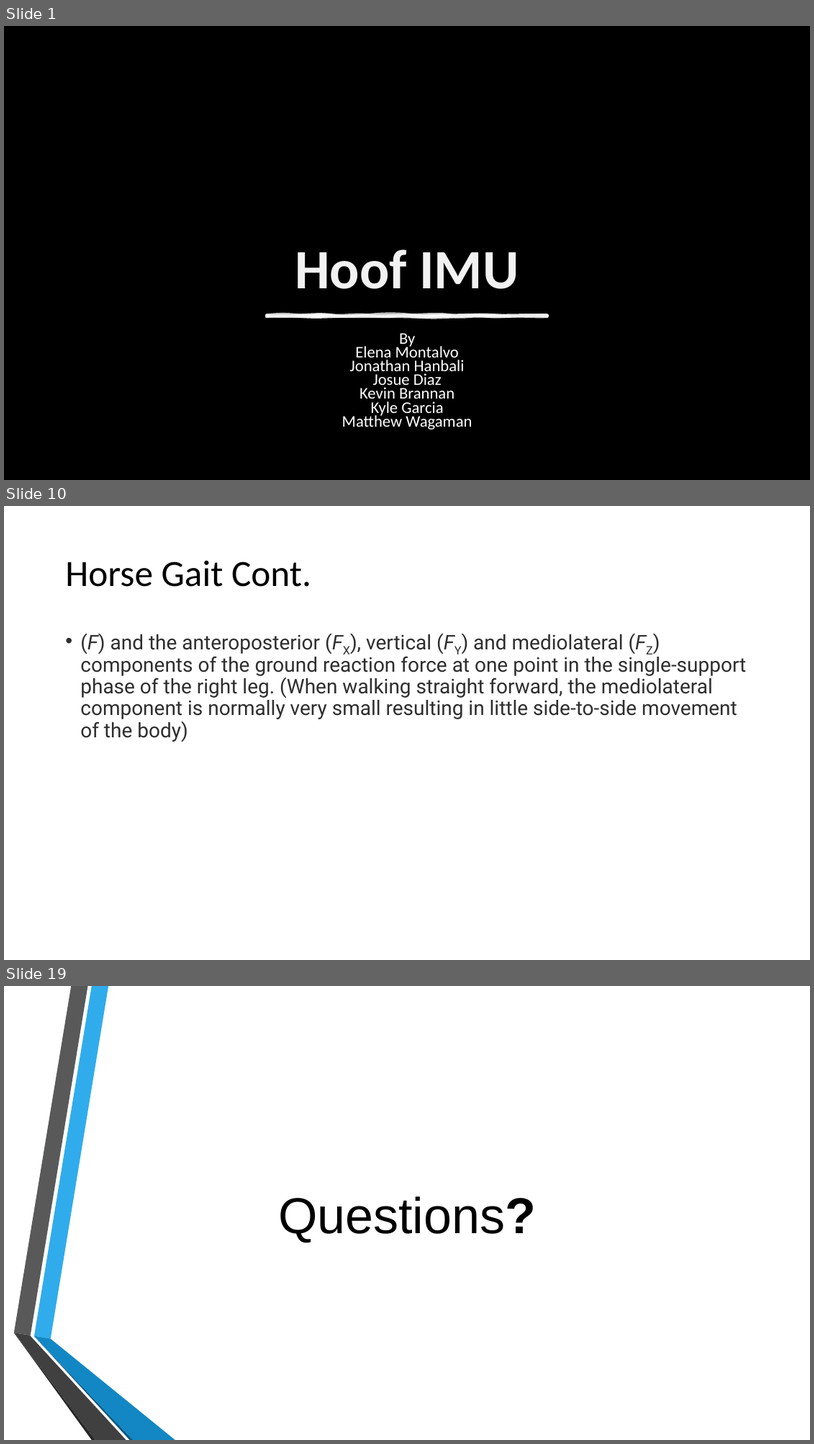
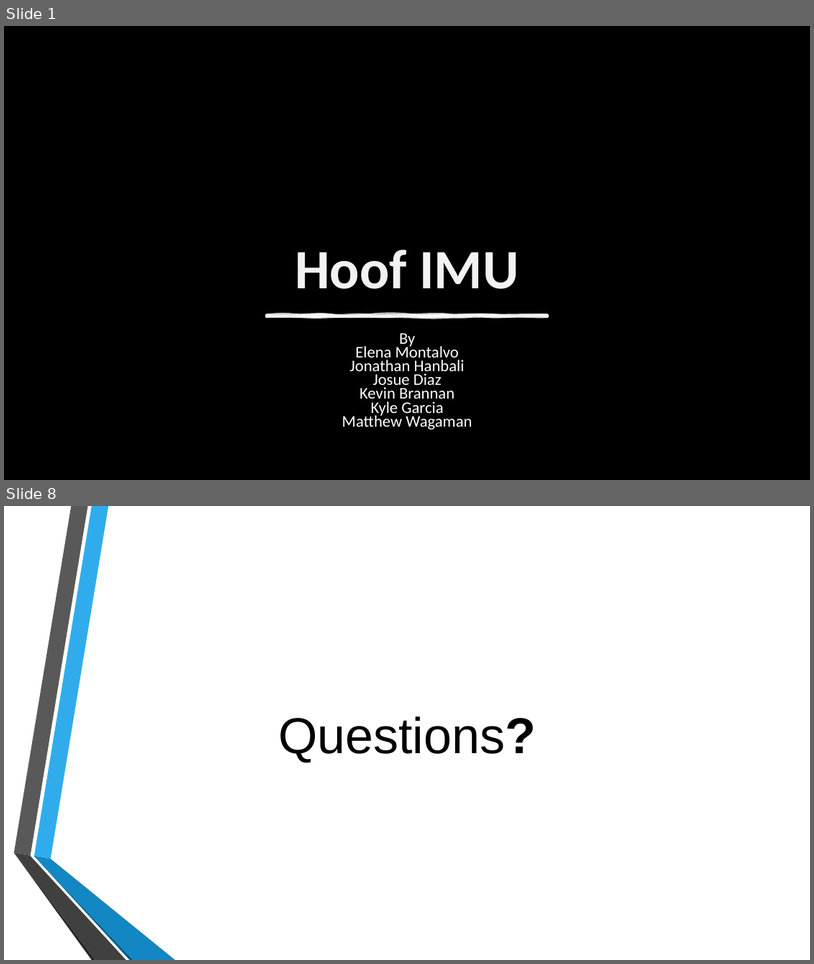
Before and after one commit to kyobg/HOOF-IMU, a slide deck: SDP_Summer_Progress.pptx. Shown one above the other, each under a label of ours: slides 1, 10 and 19 before the commit, slides 1 and 8 after it; the slides between them are not shown. The pictures are 814x1444 and 814x964 pixels, drawn with LibreOffice and Linux fonts; fonts in the diff are those of the drawing; background and template pictures are left out. Boxes give left, top, right and bottom in pixels: in the first picture for what was removed or moved away, otherwise in the second. Text is boxed around its words. In the diff, an @@ line names an element or a change of style, - is before the commit and + after.

```diff
--- a/SDP_Summer_Progress.pptx
+++ b/SDP_Summer_Progress.pptx
@@ slide 10 removed at <box>4,506,810,960</box>, background #FFFFFF @@
@@ title removed at <box>65,560,311,587</box> @@
-Horse Gait Cont.
@@ text removed at <box>80,633,746,741</box> @@
-• (F) and the anteroposterior (FX), vertical (FY) and mediolateral (FZ) components of the ground reaction force at one point in the single-support phase of the right leg. (When walking straight forward, the mediolateral component is normally very small resulting in little side-to-side movement of the body)
@@ what was slide 19 is now slide 8 @@
```
Also in this commit, not shown: 1 slide changed, 5 slides added, 15 other slides removed, 5 other files.
